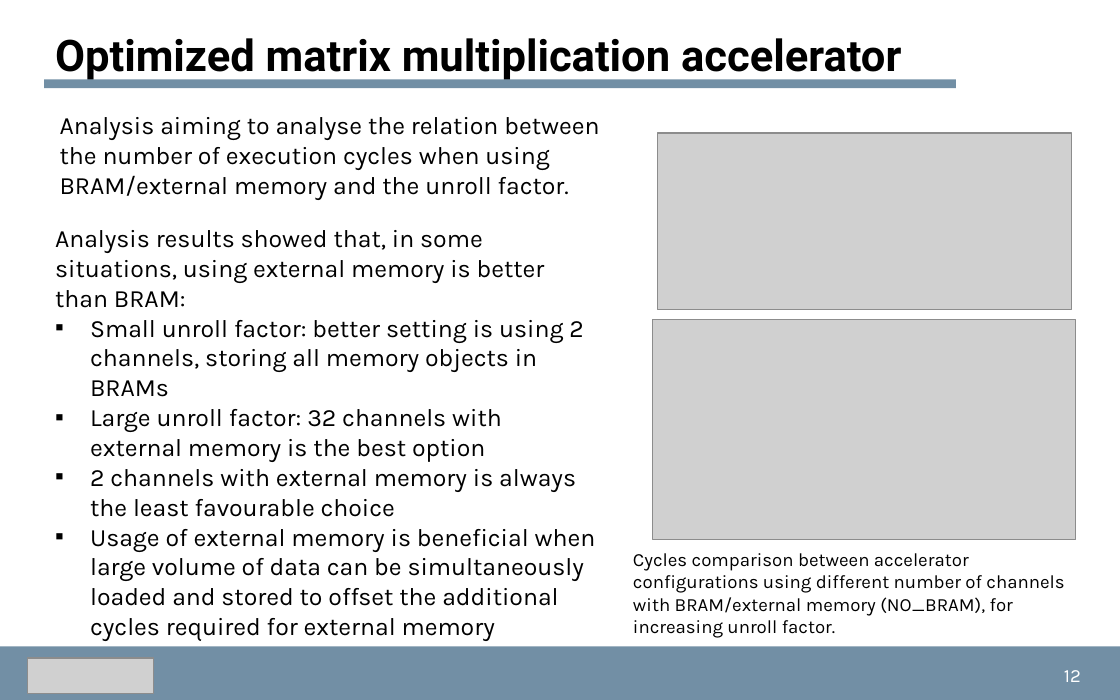
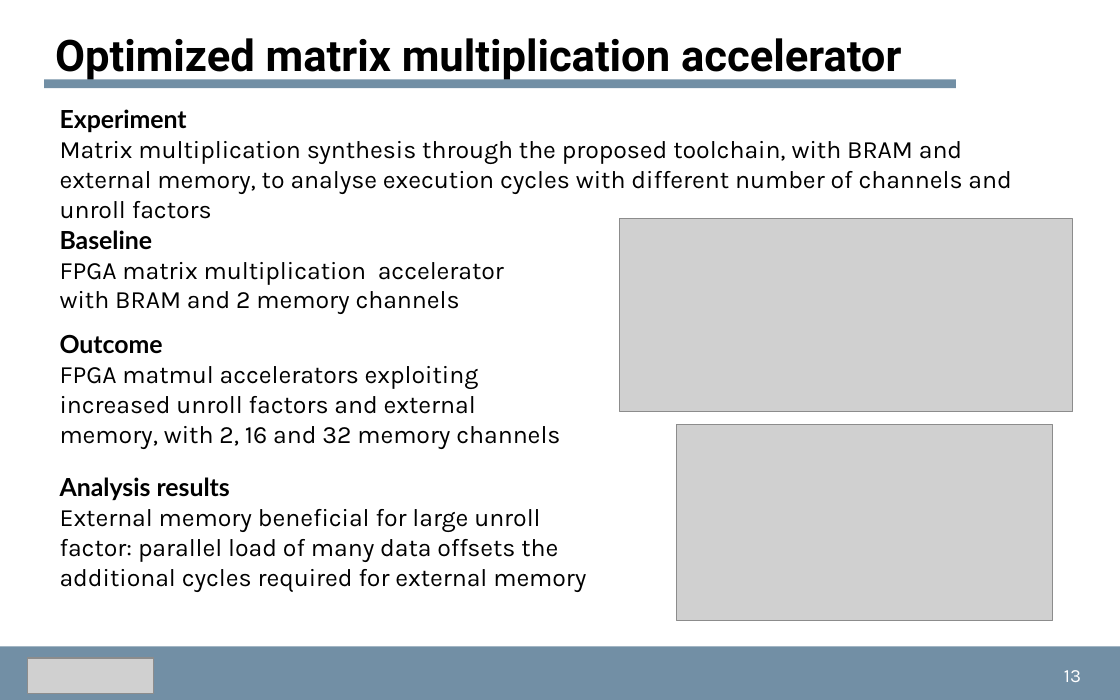
Before and after one commit to dmsgnn/master-thesis, a slide deck: slide 13 of docs/presentation/presentation.pptx (slide 12 before the commit). Drawn at 1120x700 pixels with LibreOffice and Linux fonts; fonts in the diff are those of the drawing; grey boxes stand for pictures. Boxes give left, top, right and bottom in pixels: in the first picture for what was removed or moved away, otherwise in the second. Text is boxed around its words. In the diff, an @@ line names an element or a change of style, - is before the commit and + after.

Commit message:
presentation update

```diff
--- a/docs/presentation/presentation.pptx
+++ b/docs/presentation/presentation.pptx
@@ text removed at [60, 117, 599, 200] @@
-Analysis aiming to analyse the relation between the number of execution cycles when using BRAM/external memory and the unroll factor.
@@ text added at [60, 109, 1011, 194], 16 pt, text #000000 @@
+Experiment
+Matrix multiplication synthesis through the proposed toolchain, with BRAM and external memory, to analyse execution cycles with different number of channels and unroll factors
@@ text added at [60, 230, 504, 314], 16 pt, text #000000 @@
+Baseline
+FPGA matrix multiplication accelerator with BRAM and 2 memory channels
@@ picture: place and size @@
-picture at [657, 133, 1072, 309]
+picture at [619, 218, 1073, 411]
@@ text added at [60, 334, 560, 449], 16 pt, text #000000 @@
+Outcome
+FPGA matmul accelerators exploiting increased unroll factors and external memory, with 2, 16 and 32 memory channels
@@ picture: place and size @@
-picture at [653, 319, 1076, 540]
+picture at [676, 424, 1053, 620]
@@ text at [60, 477, 586, 592]: text changed @@
-Analysis results showed that, in some situations, using external memory is better than BRAM:
-▪ Small unroll factor: better setting is using 2 channels, storing all memory objects in BRAMs
-▪ Large unroll factor: 32 channels with external memory is the best option
-▪ 2 channels with external memory is always the least favourable choice
-▪ Usage of external memory is beneficial when large volume of data can be simultaneously loaded and stored to offset the additional cycles required for external memory
+Analysis results
+External memory beneficial for large unroll factor: parallel load of many data offsets the additional cycles required for external memory
@@ text removed at [633, 553, 1064, 634] @@
-Cycles comparison between accelerator configurations using different number of channels with BRAM/external memory (NO_BRAM), for increasing unroll factor.
@@ text at [1064, 670, 1081, 682]: text changed @@
-12
+13
```
Also in this commit, not shown: 16 other slides changed, 2 slides added, 4 other files.
